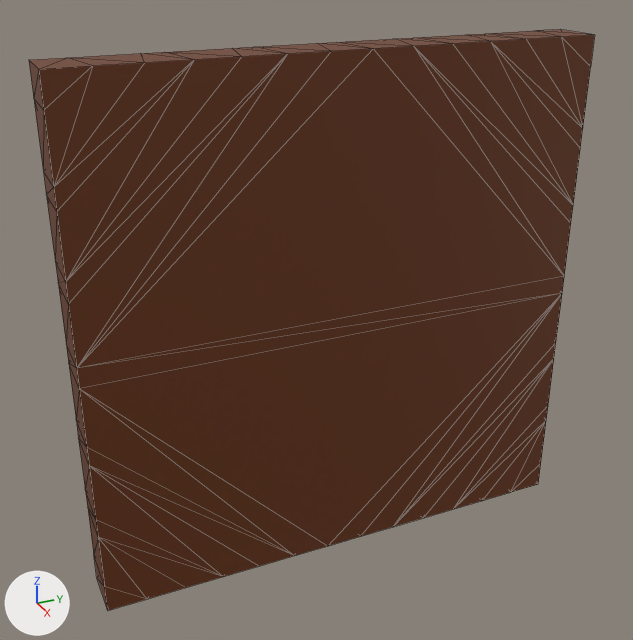
The glTF model 3ds-client/banner.glb: old version first, new version second.
Both versions are drawn from a camera (50 mm lens) standing at (19.49, -9.36, 9.75) and looking at (0.32, -0.74, 0.16). The lights are fixed; the arrows at lower left show +X, +Y and +Z. The older version comes first. Mesh edges are drawn as thin lines. Where no turn or scale is listed for an object, it has been applied to the vertices.

Script lines for the objects in view, before the commit:
```python
me_cube_001 = bpy.data.meshes.new('Cube.001')
me_cube_001.from_pydata(...)  # 392 vertices, 780 faces; spans x -0.9..0.7, y -7.01..7.01, z -7.01..7.01
me_cube_001.materials.append(mat_material_001)  # picture img_cube_base_color
ob_cube = bpy.data.objects.new('Cube', me_cube_001)
ob_cube.location = (0.0, 0.0, 0.0)
```
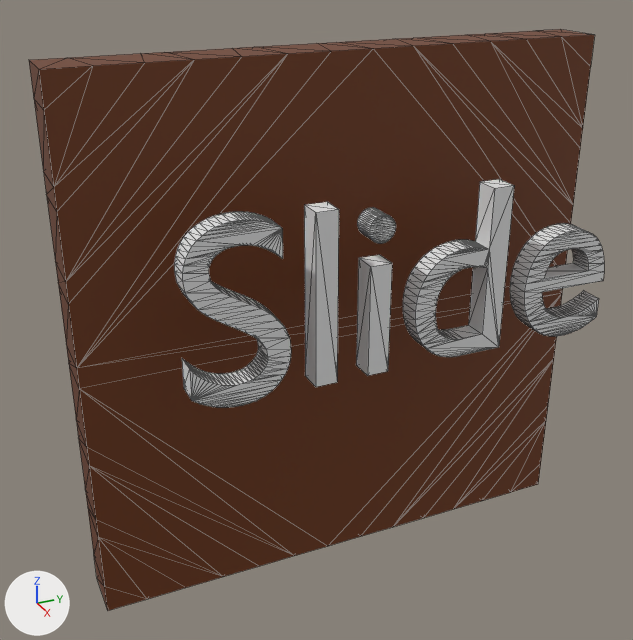
Commit message: updated banner

The change, as a diff of the scene's bpy script:
```diff
--- a/3ds-client/banner.glb.py
+++ b/3ds-client/banner.glb.py
@@ me_text @@
+me_text.from_pydata(...)  # 710 vertices, 1404 faces; spans x 0.0..0.59, y 0.24..11.3, z -0.05..4.22
@@ ob_text @@
+ob_text = bpy.data.objects.new('Text', me_text)
+ob_text.location = (2.76, -5.32, 0.0)
```

What differs and where, as boxes (x1, y1, x2, y2) in the pictures (633 x 640 px):
'Text', added
    after: (174, 179, 604, 407)
